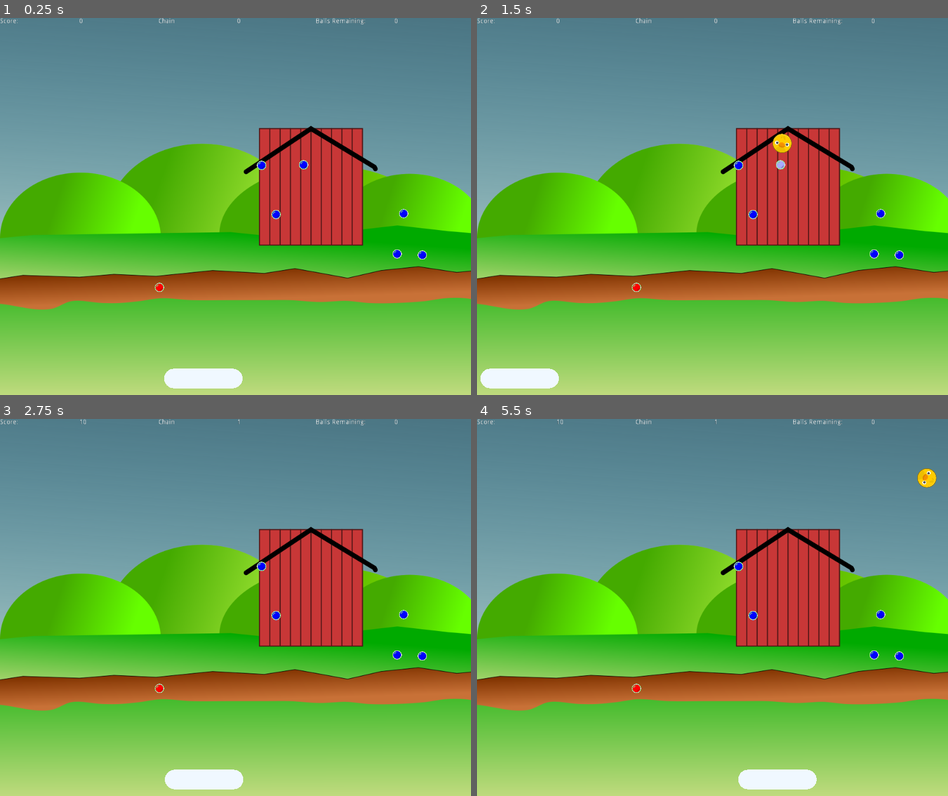
Above: before the commit, frames 1-4 (two rows, left to right).
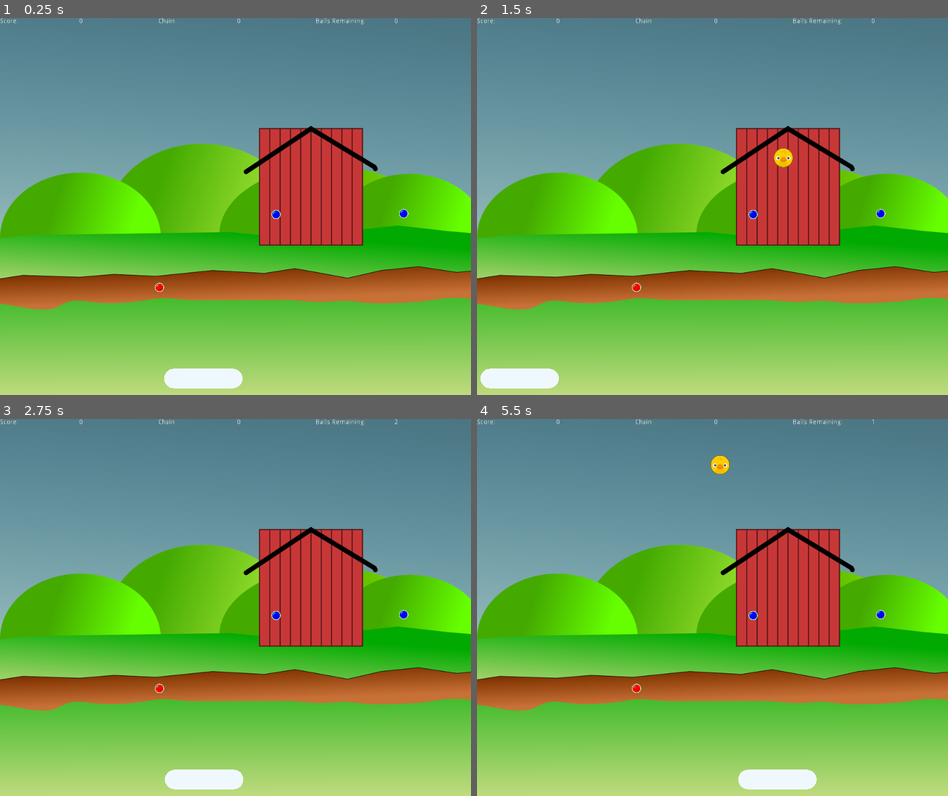
Above: after the commit, the same moments.

Repository: doctor-g/GGJ21
Game: Godot game, scene res://src/Level.tscn
Same seed, same stepped clock (60 frames per second), same inputs: the game is played once before the commit and once after it.
Inputs (mouse positions are in pixels of both pictures, inside the frame that each line leads up to):
- Up to frame 1 (0.25 s): no input
- Up to frame 2 (1.5 s): move the mouse to (816, 187) at 0.52 s; click (816, 187) at 0.67 s; move the mouse to (618, 225) at 1.27 s; click (618, 225) at 1.42 s
- Up to frame 3 (2.75 s): move the mouse to (282, 524) at 2.02 s; click (282, 524) at 2.17 s
- Up to frame 4 (5.5 s): move the mouse to (688, 682) at 2.77 s; click (688, 682) at 2.92 s; move the mouse to (853, 664) at 3.52 s; click (853, 664) at 3.67 s; move the mouse to (571, 550) at 4.27 s; click (571, 550) at 4.42 s; move the mouse to (736, 607) at 5.02 s; click (736, 607) at 5.17 s

The runs differ from the first frame. In frame 1, 0.2% of the frame differs, in the area x 54-91%, y 37-65%; in frame 2, 0.4%; in frame 3, 0.1%; in frame 4, 0.5%, in the area x 16-98%, y 0-65%.

Commit message:
Remove testing pegs from the board

Diff:
--- a/project/src/Level.tscn
+++ b/project/src/Level.tscn
@@ -7,7 +7,6 @@
 [ext_resource path="res://src/HUD.tscn" type="PackedScene" id=5]
 [ext_resource path="res://assets/farm_background.png" type="Texture" id=6]
 [ext_resource path="res://src/GameOver.tscn" type="PackedScene" id=7]
-[ext_resource path="res://src/Peg.tscn" type="PackedScene" id=8]
 
 [sub_resource type="RectangleShape2D" id=1]
 extents = Vector2( 1, 2000 )
@@ -87,18 +86,6 @@
 
 [node name="GameOver" parent="." instance=ExtResource( 7 )]
 visible = false
-
-[node name="Peg" parent="." instance=ExtResource( 8 )]
-position = Vector2( 555.36, 312.762 )
-
-[node name="Peg2" parent="." instance=ExtResource( 8 )]
-position = Vector2( 644.551, 311.572 )
-
-[node name="Peg3" parent="." instance=ExtResource( 8 )]
-position = Vector2( 843.148, 500.656 )
-
-[node name="Peg4" parent="." instance=ExtResource( 8 )]
-position = Vector2( 896.663, 503.035 )
 [connection signal="body_entered" from="OffScreen" to="." method="_on_OffScreen_body_entered"]
 [connection signal="pegs_ready" from="PegGenerator" to="." method="_on_PegGenerator_pegs_ready"]
 [connection signal="dismissed" from="GameOver" to="." method="_on_GameOver_dismissed"]
Not shown: 1 places in project/src/Level.tscn that only renumber resources
